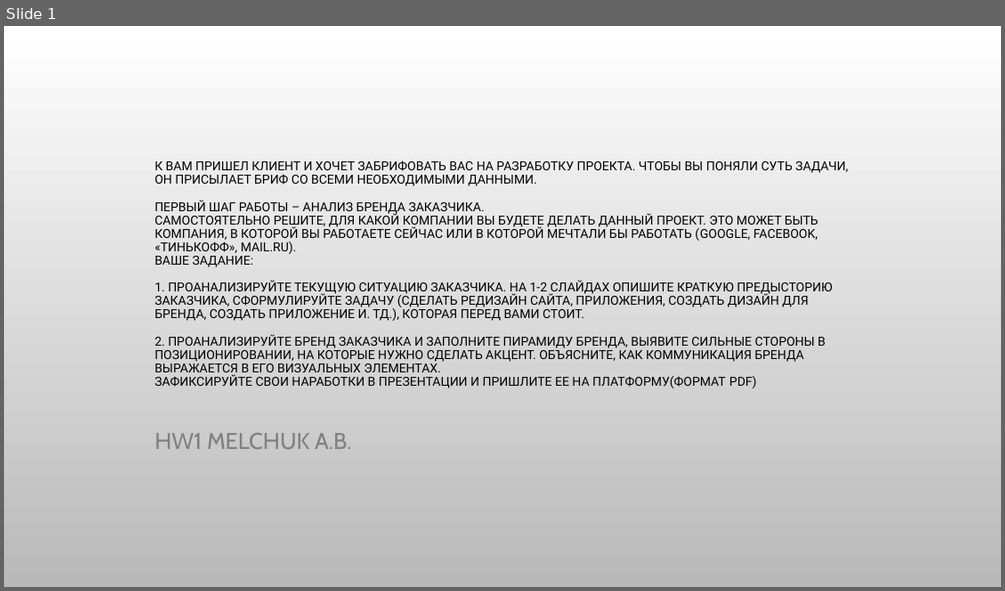
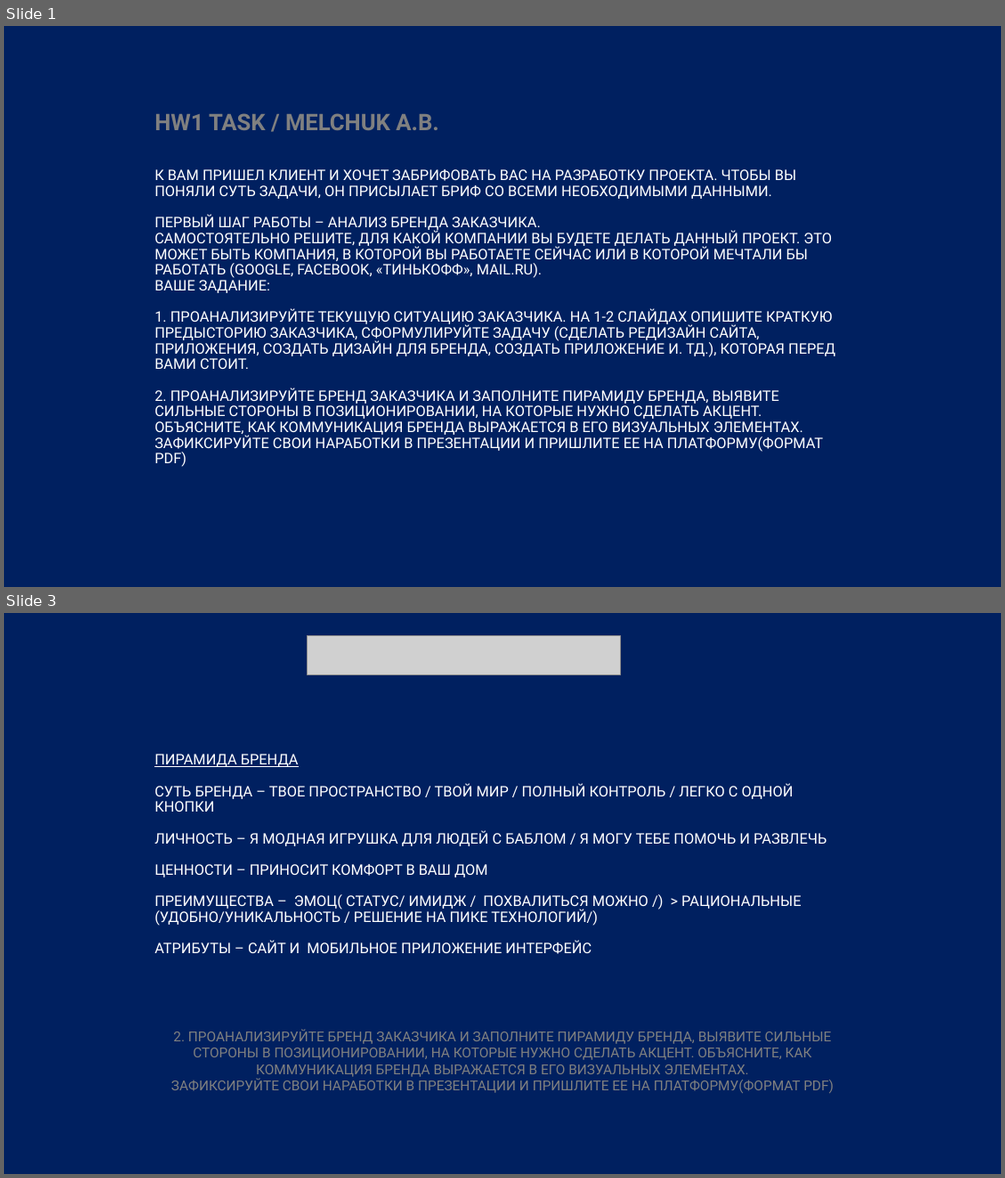
Before and after one commit to mindblower5000/gu-ui-ux, a slide deck: hw1-melchuk.pptx. Shown one above the other, each under a label of ours: slide 1 before the commit, slides 1 and 3 after it; the slides between them are not shown. The pictures are 1005x591 and 1005x1178 pixels, drawn with LibreOffice and Linux fonts; fonts in the diff are those of the drawing; grey boxes stand for pictures; background and template pictures are left out. Boxes give left, top, right and bottom in pixels: in the first picture for what was removed or moved away, otherwise in the second. Text is boxed around its words. In the diff, an @@ line names an element or a change of style, - is before the commit and + after.

```diff
--- a/hw1-melchuk.pptx
+++ b/hw1-melchuk.pptx
@@ slide 3 added at box(4, 613, 1001, 1174), background #002060 @@
@@ picture added at box(307, 635, 620, 674) @@
@@ title added at box(154, 754, 826, 954), 14 pt, text #FFFFFF @@
+ПИРАМИДА БРЕНДА
+СУТЬ БРЕНДА – ТВОЕ ПРОСТРАНСТВО / ТВОЙ МИР / ПОЛНЫЙ КОНТРОЛЬ / ЛЕГКО С ОДНОЙ КНОПКИ
+ЛИЧНОСТЬ – Я МОДНАЯ ИГРУШКА ДЛЯ ЛЮДЕЙ С БАБЛОМ / Я МОГУ ТЕБЕ ПОМОЧЬ И РАЗВЛЕЧЬ
+ЦЕННОСТИ – ПРИНОСИТ КОМФОРТ В ВАШ ДОМ
+ПРЕИМУЩЕСТВА – ЭМОЦ( СТАТУС/ ИМИДЖ / ПОХВАЛИТЬСЯ МОЖНО /) > РАЦИОНАЛЬНЫЕ (УДОБНО/УНИКАЛЬНОСТЬ / РЕШЕНИЕ НА ПИКЕ ТЕХНОЛОГИЙ/)
+АТРИБУТЫ – САЙТ И МОБИЛЬНОЕ ПРИЛОЖЕНИЕ ИНТЕРФЕЙС
@@ subtitle added at box(171, 1029, 833, 1093), 13.2 pt, text #808080 @@
+2. ПРОАНАЛИЗИРУЙТЕ БРЕНД ЗАКАЗЧИКА И ЗАПОЛНИТЕ ПИРАМИДУ БРЕНДА, ВЫЯВИТЕ СИЛЬНЫЕ СТОРОНЫ В ПОЗИЦИОНИРОВАНИИ, НА КОТОРЫЕ НУЖНО СДЕЛАТЬ АКЦЕНТ. ОБЪЯСНИТЕ, КАК КОММУНИКАЦИЯ БРЕНДА ВЫРАЖАЕТСЯ В ЕГО ВИЗУАЛЬНЫХ ЭЛЕМЕНТАХ.
+ЗАФИКСИРУЙТЕ СВОИ НАРАБОТКИ В ПРЕЗЕНТАЦИИ И ПРИШЛИТЕ ЕЕ НА ПЛАТФОРМУ(ФОРМАТ PDF)
@@ slide 1 changed as well @@
@@ background picture (left out) to #002060 @@
@@ subtitle at box(154, 113, 439, 130): text changed; font Cabin to Roboto; bold on @@
-HW1 MELCHUK A.B.
+HW1 TASK / MELCHUK A.B.
@@ title "К ВАМ ПРИШЕЛ КЛИЕНТ И ...": place and size @@
-title "К ВАМ ПРИШЕЛ КЛИЕНТ И ..." at box(154, 160, 848, 388)
+title "К ВАМ ПРИШЕЛ КЛИЕНТ И ..." at box(154, 169, 835, 467)
@@ title "К ВАМ ПРИШЕЛ КЛИЕНТ И ..." at box(154, 169, 835, 467): size 12 to 14 pt, text colour #000000 to #FFFFFF @@
```
Also in this commit, not shown: 2 other slides added, 1 slide removed, 2 other files.
